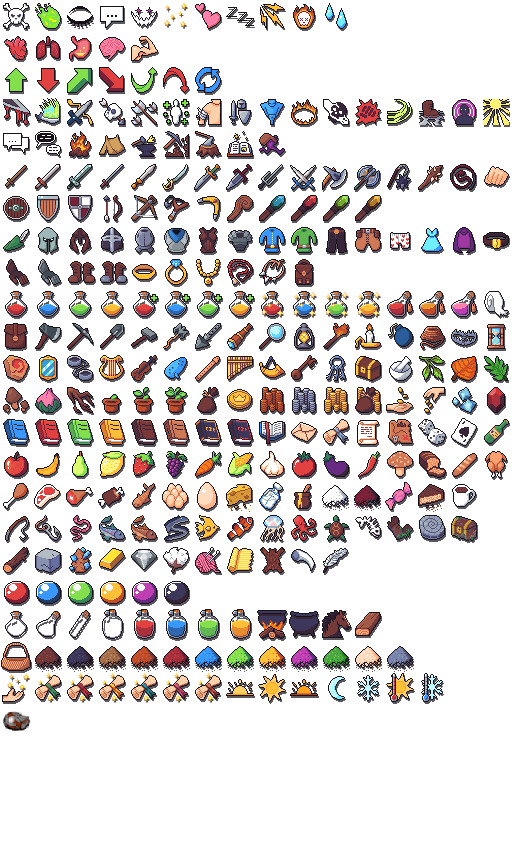
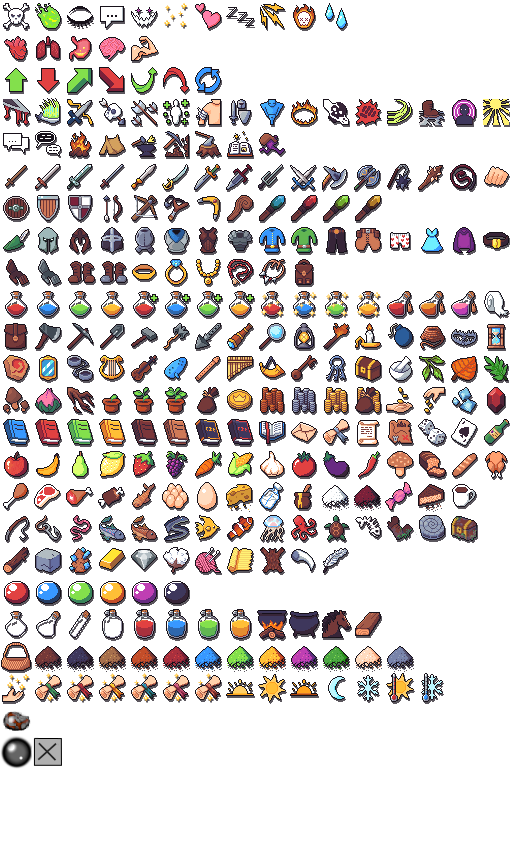
Layered file, before and after one edit (512x867). Changes by layer:
added layer "Layer" above "Layer #1" over bbox(33, 737, 62, 766)
added layer "Layer #1" above "button" over bbox(35, 739, 61, 765)
added layer "button" above "ironingot" over bbox(0, 735, 33, 769)
